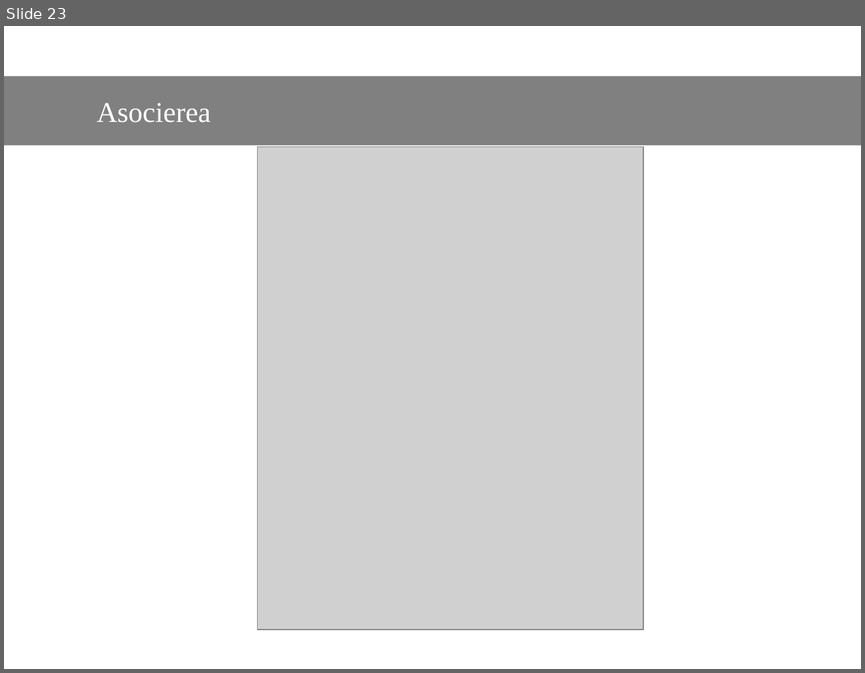
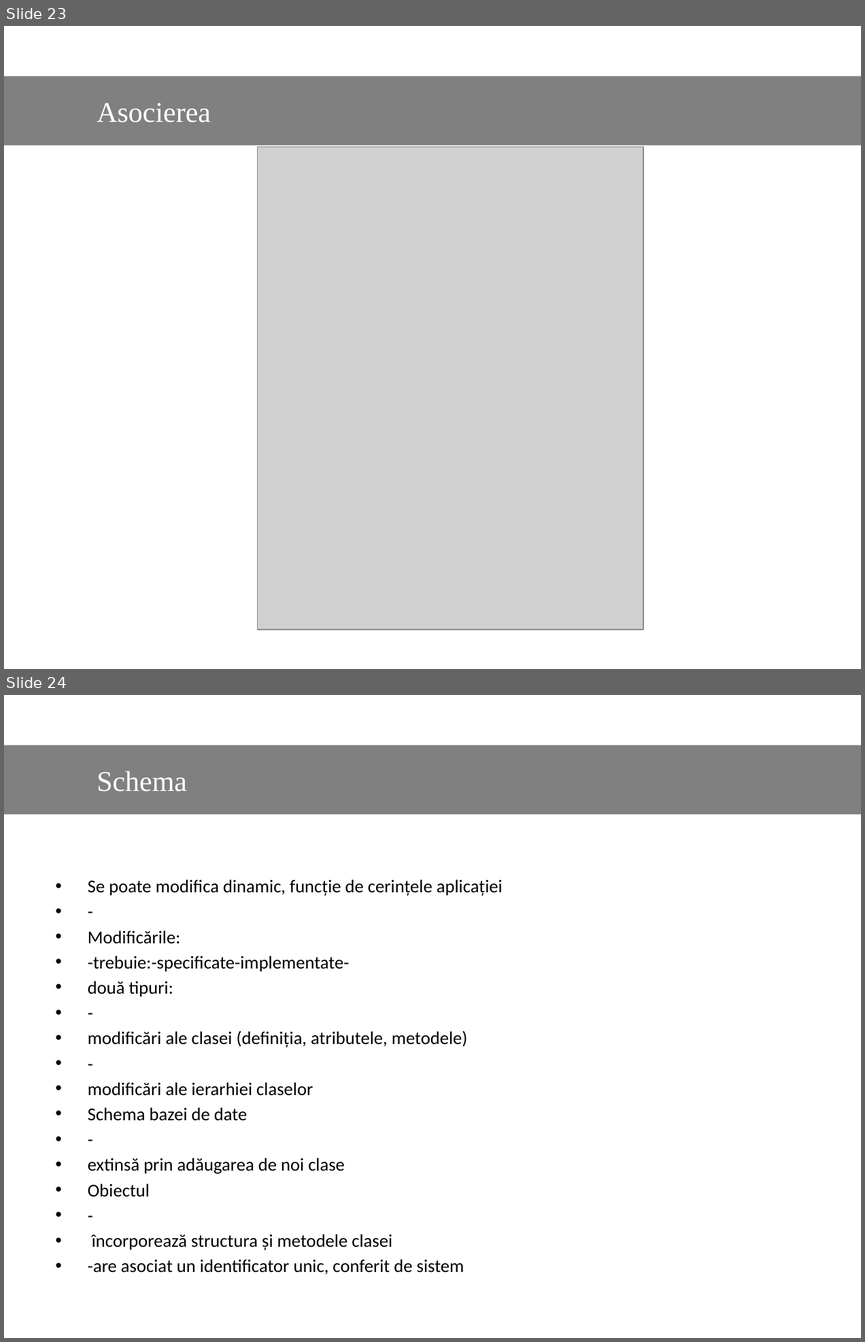
Before and after one commit to Dani25/BDOO, a slide deck: bdoo.pptx. Shown one above the other, each under a label of ours: slide 23 before the commit, slides 23 and 24 after it. The pictures are 865x673 and 865x1342 pixels, drawn with LibreOffice and Linux fonts; fonts in the diff are those of the drawing; grey boxes stand for pictures. Boxes give left, top, right and bottom in pixels: in the first picture for what was removed or moved away, otherwise in the second. Text is boxed around its words. In the diff, an @@ line names an element or a change of style, - is before the commit and + after.

```diff
--- a/bdoo.pptx
+++ b/bdoo.pptx
@@ slide 24 added at <box>4,695,861,1338</box>, background #FFFFFF @@
@@ rectangle added at <box>4,745,861,814</box>, fill #808080, 24 pt, text #FFFFFF @@
+Schema
@@ text added at <box>88,879,502,1274</box>, 15.2 pt, text #000000 @@
+• Se poate modifica dinamic, funcție de cerințele aplicației
+• -
+• Modificările:
+• -trebuie:-specificate-implementate-
+• două tipuri:
+• -
+• modificări ale clasei (definiția, atributele, metodele)
+• -
+• modificări ale ierarhiei claselor
+• Schema bazei de date
+• -
+• extinsă prin adăugarea de noi clase
+• Obiectul
+• -
+• încorporează structura și metodele clasei
+• -are asociat un identificator unic, conferit de sistem
```
Also in this commit, not shown: 8 other slides added.
